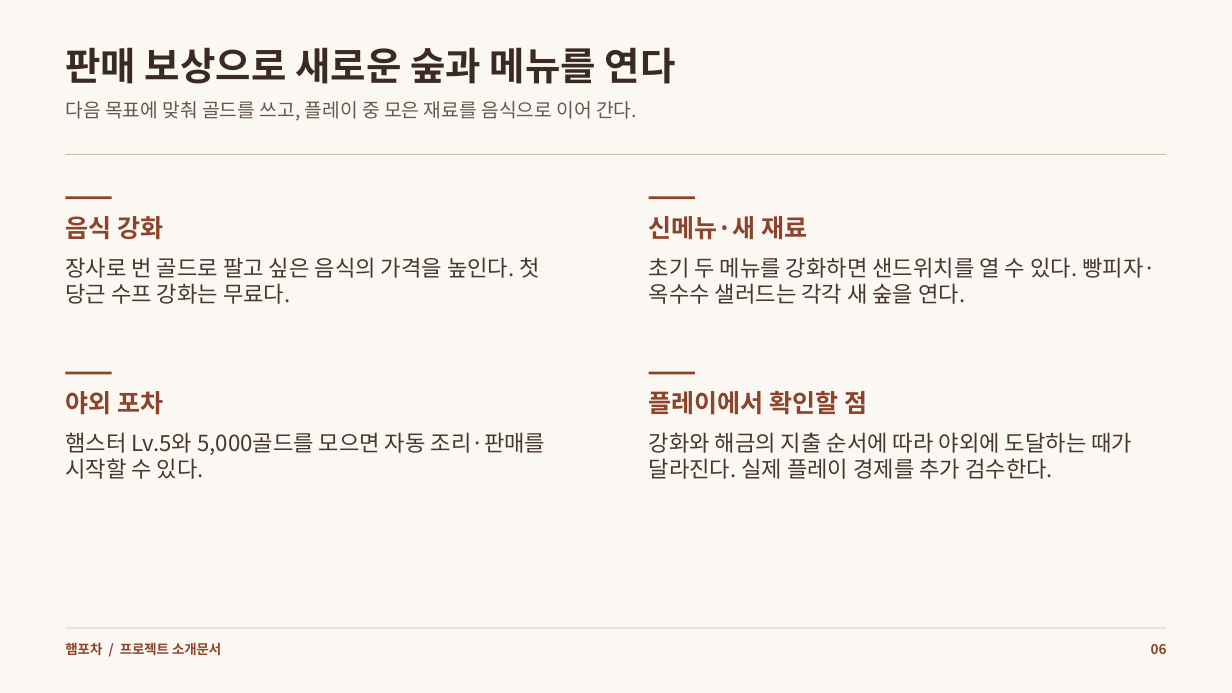
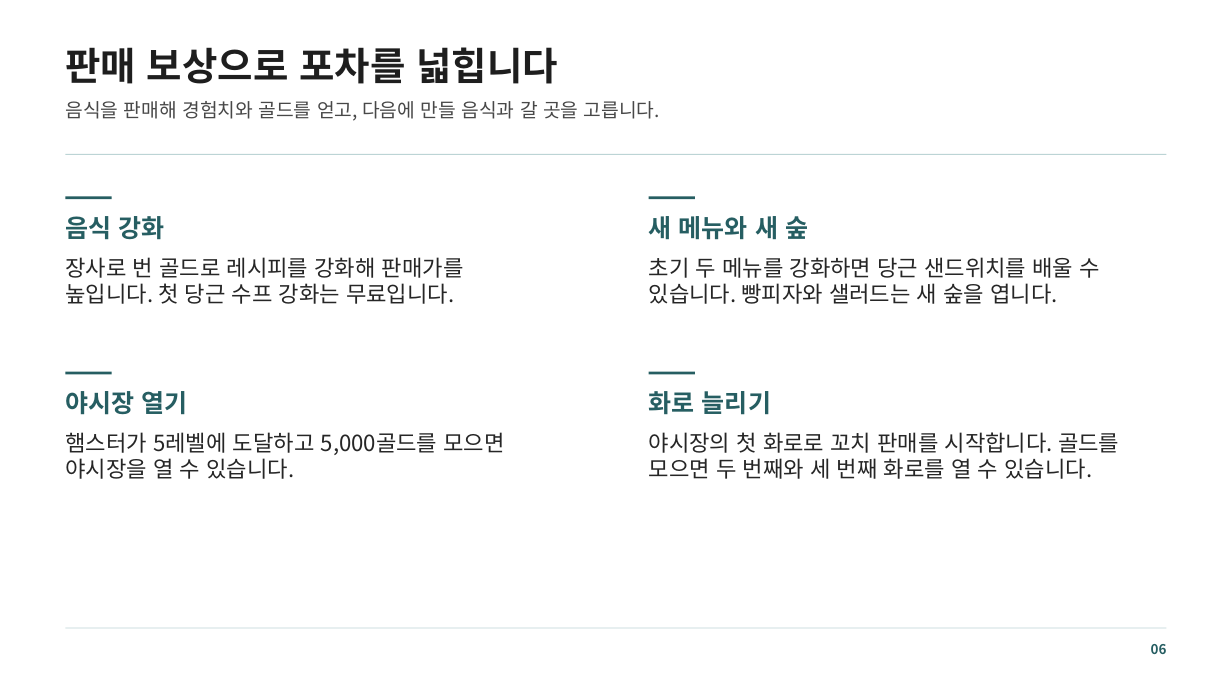
Before and after one commit to mjoon31/mjoon31, a slide deck: slide 6 of docs/assets/resources/ham-pocha/introduction.pptx. Drawn at 1232x693 pixels with LibreOffice and Linux fonts; fonts in the diff are those of the drawing. Boxes give left, top, right and bottom in pixels: in the first picture for what was removed or moved away, otherwise in the second. Text is boxed around its words. In the diff, an @@ line names an element or a change of style, - is before the commit and + after.

```diff
--- a/docs/assets/resources/ham-pocha/introduction.pptx
+++ b/docs/assets/resources/ham-pocha/introduction.pptx
@@ background #FBF8F3 to #FFFFFF @@
@@ text at (65, 47, 558, 84): text changed; text colour #3B2A22 to #1E1E1E @@
-판매 보상으로 새로운 숲과 메뉴를 연다
+판매 보상으로 포차를 넓힙니다
@@ text at (65, 101, 660, 121): text changed; text colour #67574B to #484848 @@
-다음 목표에 맞춰 골드를 쓰고, 플레이 중 모은 재료를 음식으로 이어 간다.
+음식을 판매해 경험치와 골드를 얻고, 다음에 만들 음식과 갈 곳을 고릅니다.
@@ rectangle at (66, 154, 1167, 155): fill #D8BCA7 to #BCD4D5 @@
@@ text "음식 강화" at (65, 216, 165, 240): text colour #8C4329 to #265E62 @@
@@ text at (649, 216, 808, 240): text changed; text colour #8C4329 to #265E62 @@
-신메뉴·새 재료
+새 메뉴와 새 숲
@@ text at (65, 257, 464, 304): text changed; text colour #48372D to #262626 @@
-장사로 번 골드로 팔고 싶은 음식의 가격을 높인다. 첫 당근 수프 강화는 무료다.
+장사로 번 골드로 레시피를 강화해 판매가를
+높입니다. 첫 당근 수프 강화는 무료입니다.
@@ text at (649, 257, 1100, 304): text changed; text colour #48372D to #262626 @@
-초기 두 메뉴를 강화하면 샌드위치를 열 수 있다. 빵피자·옥수수 샐러드는 각각 새 숲을 연다.
+초기 두 메뉴를 강화하면 당근 샌드위치를 배울 수 있습니다. 빵피자와 샐러드는 새 숲을 엽니다.
@@ fill #8C4329 to #265E62 in 4 elements at (66, 196, 112, 199), (649, 196, 695, 199), (66, 372, 112, 374), (649, 372, 695, 374) @@
@@ text at (65, 391, 188, 415): text changed; text colour #8C4329 to #265E62 @@
-야외 포차
+야시장 열기
@@ text at (649, 391, 771, 415): text changed; text colour #8C4329 to #265E62 @@
-플레이에서 확인할 점
+화로 늘리기
@@ text at (65, 432, 505, 479): text changed; text colour #48372D to #262626 @@
-햄스터 Lv.5와 5,000골드를 모으면 자동 조리·판매를 시작할 수 있다.
+햄스터가 5레벨에 도달하고 5,000골드를 모으면
+야시장을 열 수 있습니다.
@@ text at (649, 432, 1119, 479): text changed; text colour #48372D to #262626 @@
-강화와 해금의 지출 순서에 따라 야외에 도달하는 때가 달라진다. 실제 플레이 경제를 추가 검수한다.
+야시장의 첫 화로로 꼬치 판매를 시작합니다. 골드를 모으면 두 번째와 세 번째 화로를 열 수 있습니다.
@@ rectangle at (66, 628, 1167, 628): fill #D8BCA7 to #BCD4D5 @@
@@ text removed at (65, 642, 221, 656) @@
-햄포차 / 프로젝트 소개문서
@@ text "06" at (1151, 644, 1167, 654): text colour #8C4329 to #265E62 @@
```
Also in this commit, not shown: 8 other slides changed, 28 other files.
